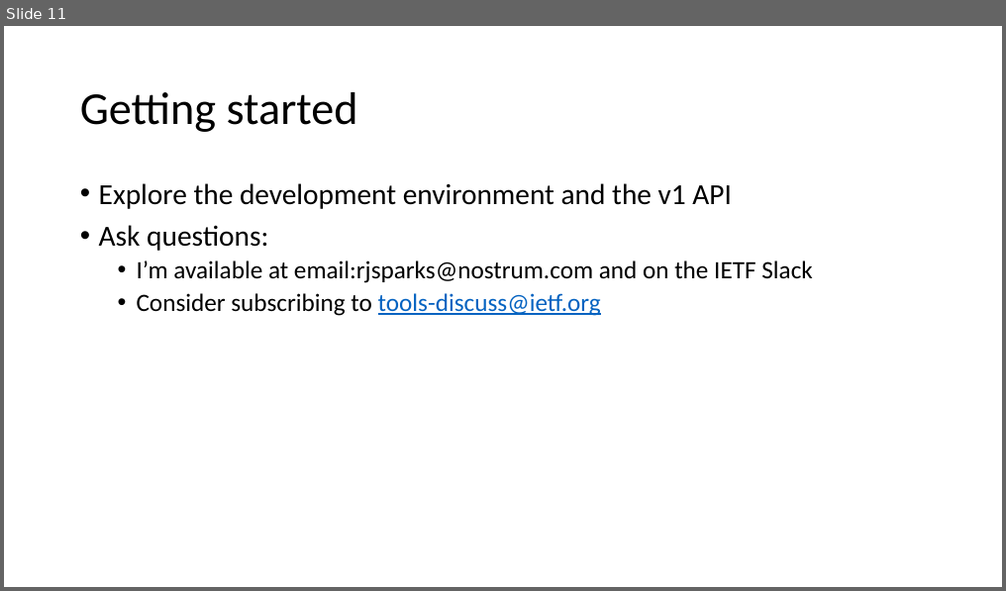
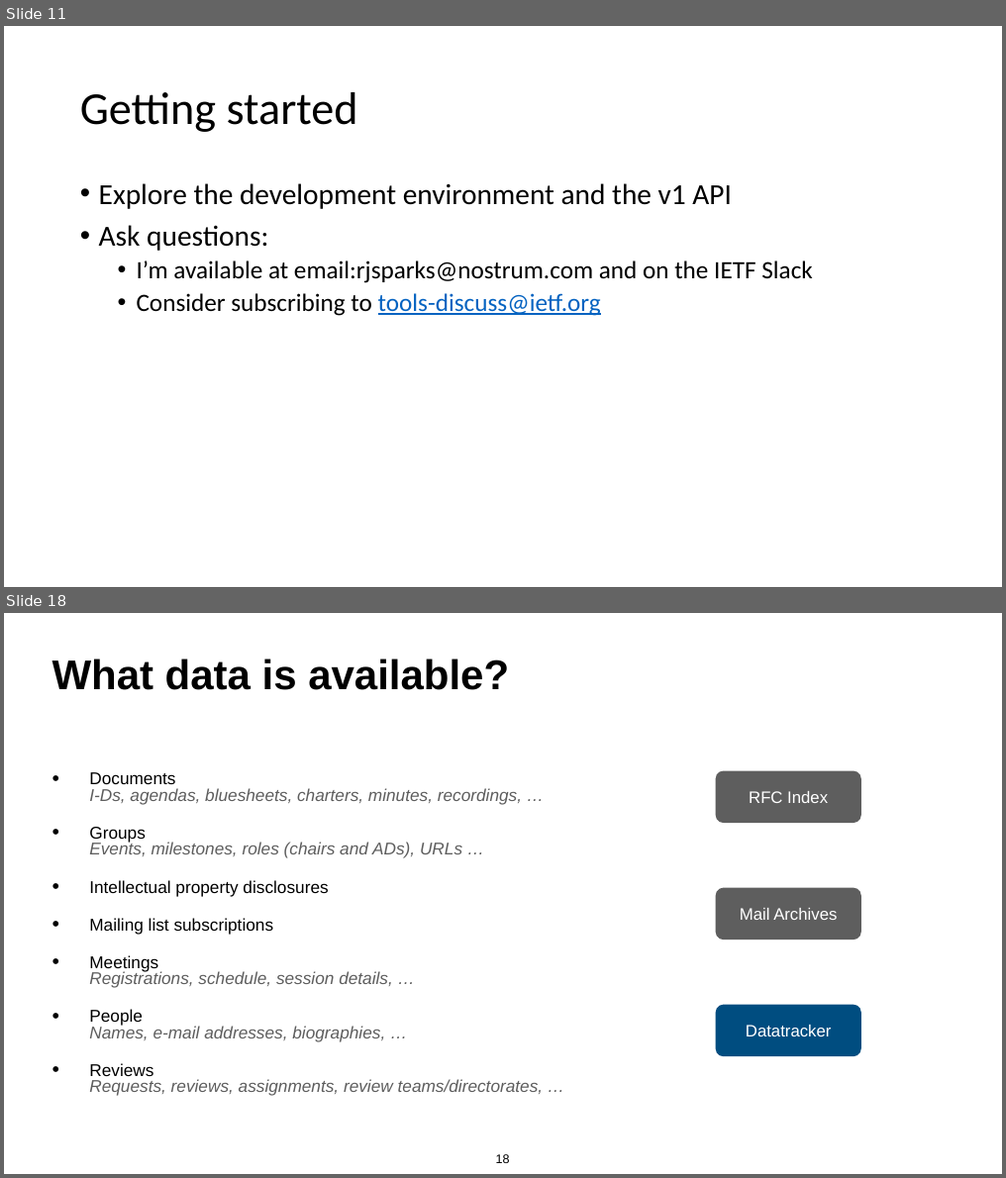
Before and after one commit to intarchboard/workshop-aid, a slide deck: slides/session1-tools/aid-session1-all.pptx. Shown one above the other, each under a label of ours: slide 11 before the commit, slides 11 and 18 after it; the slides between them are not shown. The pictures are 1006x591 and 1006x1178 pixels, drawn with LibreOffice and Linux fonts; fonts in the diff are those of the drawing. Boxes give left, top, right and bottom in pixels: in the first picture for what was removed or moved away, otherwise in the second. Text is boxed around its words. In the diff, an @@ line names an element or a change of style, - is before the commit and + after.

```diff
--- a/slides/session1-tools/aid-session1-all.pptx
+++ b/slides/session1-tools/aid-session1-all.pptx
@@ slide 18 added at (4,613,1002,1174), background #FFFFFF @@
@@ title added at (53,659,509,690), 40 pt, text #000000, bold @@
+What data is available?
@@ text added at (89,772,544,1096), 16.4 pt, text #5E5E5E, italic @@
+• Documents
+  I-Ds, agendas, bluesheets, charters, minutes, recordings, …
+• Groups
+  Events, milestones, roles (chairs and ADs), URLs …
+• Intellectual property disclosures
+• Mailing list subscriptions
+• Meetings
+  Registrations, schedule, session details, …
+• People
+  Names, e-mail addresses, biographies, …
+• Reviews
+  Requests, reviews, assignments, review teams/directorates, …
@@ rounded rectangle added at (716,771,862,823), fill #5E5E5E, 16 pt, text #FFFFFF @@
+RFC Index
@@ rounded rectangle added at (716,888,862,940), fill #5E5E5E, 16 pt, text #FFFFFF @@
+Mail Archives
@@ rounded rectangle added at (716,1004,862,1057), fill #004D80, 16 pt, text #FFFFFF @@
+Datatracker
@@ page number added at (496,1155,510,1163), 12 pt, text #000000 @@
+18
```
Also in this commit, not shown: 14 other slides added, 1 other file.
